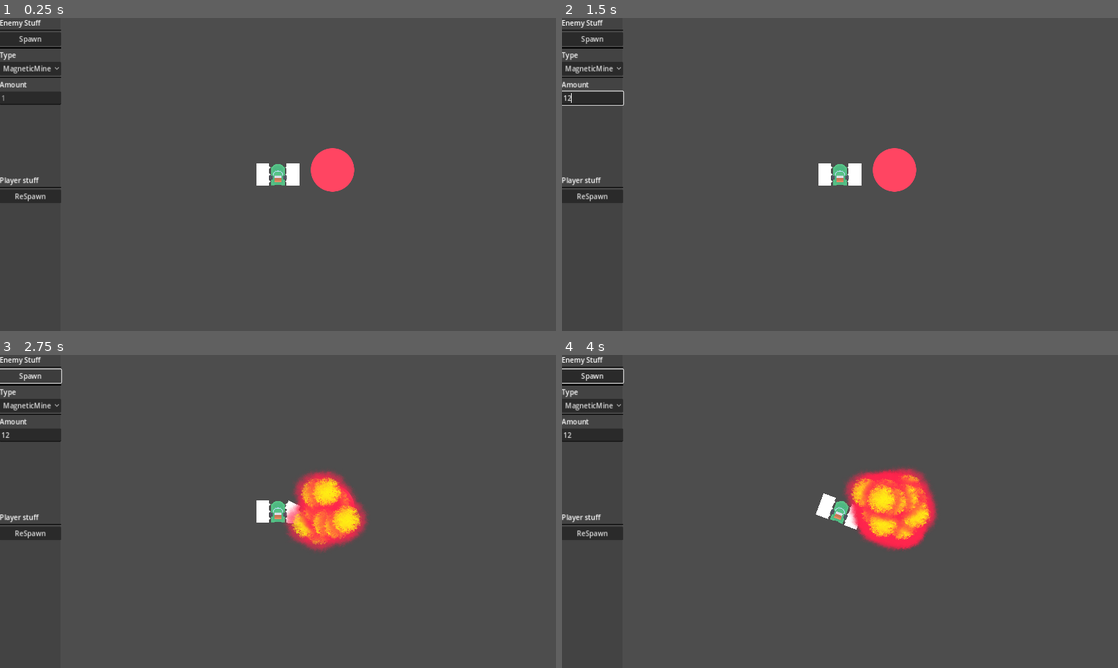
Above: before the commit, frames 1-4 (two rows, left to right).
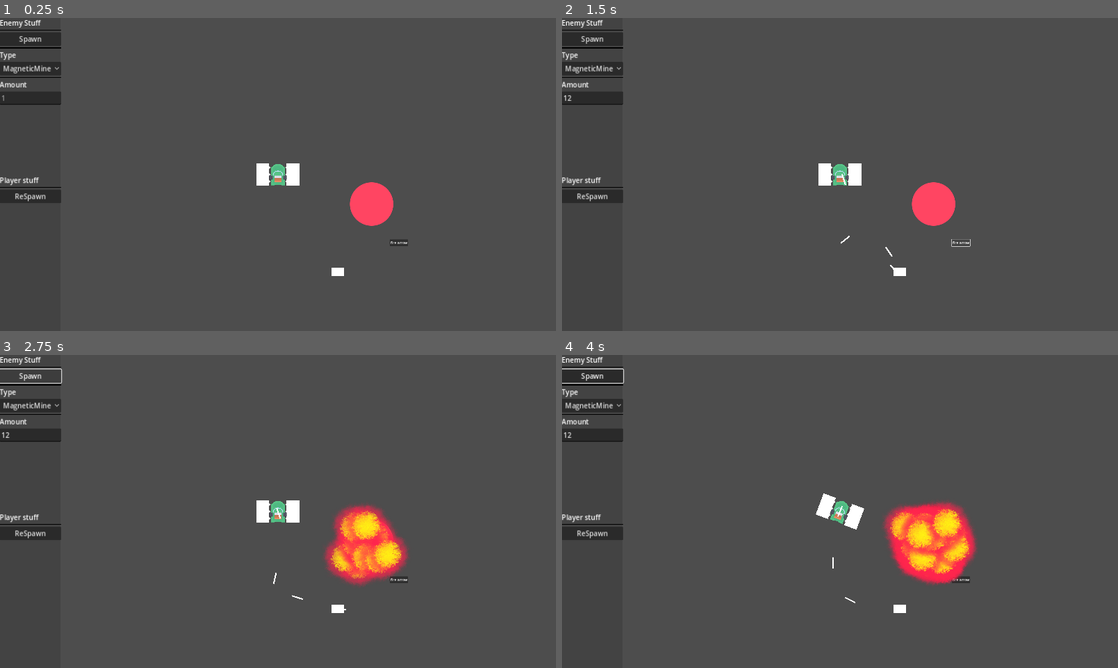
Above: after the commit, the same moments.

Repository: ktosox/Tool_Box_2
Game: Godot game, scene res://projects/vam-pirate_ship-vivors_2/damage_arena/damage_arena.tscn
Two runs of this game, one before a commit and one after it. Both use one fixed random seed, a clock stepped at 60 frames per second and the inputs below. The project has no main scene, so this scene is started directly.
Inputs (mouse positions are in pixels of both pictures, inside the frame that each line leads up to):
- Up to frame 1 (0.25 s): no input
- Up to frame 2 (1.5 s): click (589, 99) at 0.52 s; type "12" at 0.6 s; click (962, 243) at 1.25 s, where only the run after the commit has a clickable "fire arrow"
- Up to frame 3 (2.75 s): click "Spawn" at 2 s
- Up to frame 4 (4 s): tap Enter (ui_accept) at 2.75, 3.02 s; move the mouse to (962, 495) at 2.77 s; hold Right (ui_right) 2.78-3.5 s; click (962, 495) at 2.92 s; drag from (728, 527) to (834, 502) at 3.52 s

The runs differ from the first frame. In frame 1, 1.8% of the frame differs, in the area x 55-74%, y 41-83%; in frame 2, 1.9%; in frame 3, 5.1%; in frame 4, 5.8%, in the area x 48-75%, y 35-83%.

Commit message:
added a goofy arrow attack for testing

Diff:
--- a/projects/vam-pirate_ship-vivors_2/damage_arena/damage_arena.tscn
+++ b/projects/vam-pirate_ship-vivors_2/damage_arena/damage_arena.tscn
@@ -1,10 +1,11 @@
-[gd_scene load_steps=6 format=3 uid="uid://nelkrs6o10dy"]
+[gd_scene load_steps=7 format=3 uid="uid://nelkrs6o10dy"]
 
 [ext_resource type="Script" path="res://projects/vam-pirate_ship-vivors_2/damage_arena/spawn_ui.gd" id="1_g532p"]
 [ext_resource type="Texture2D" uid="uid://onm5xeg5u5wu" path="res://resources/shader_particles/orb1.png" id="2_7g3f1"]
 [ext_resource type="PackedScene" uid="uid://bnodi31vhdku8" path="res://projects/vam-pirate_ship-vivors_2/enemies/magnetic_mine.tscn" id="2_bgjbt"]
 [ext_resource type="PackedScene" uid="uid://vwlkff015x7e" path="res://projects/vam-pirate_ship-vivors_2/player.tscn" id="4_msigs"]
 [ext_resource type="PackedScene" uid="uid://cxv8ea5o2yvi4" path="res://projects/vam-pirate_ship-vivors_2/ship_parts/battle_boat.tscn" id="5_dbqgg"]
+[ext_resource type="PackedScene" uid="uid://daf3n6gi64yqh" path="res://projects/vam-pirate_ship-vivors_2/ship_parts/guns/arrow_launcher.tscn" id="6_kaulo"]
 
 [node name="DamageArena" type="Node2D"]
 
@@ -97,8 +98,25 @@
 texture = ExtResource("2_7g3f1")
 
 [node name="Player" parent="." instance=ExtResource("4_msigs")]
-position = Vector2(653, 381)
+position = Vector2(473, 224)
 
 [node name="BattleBoat" parent="Player" instance=ExtResource("5_dbqgg")]
 
+[node name="ArrowLauncher" parent="." node_paths=PackedStringArray("target") instance=ExtResource("6_kaulo")]
+position = Vector2(718, 672)
+target = NodePath("../Player")
+
+[node name="Timer" type="Timer" parent="ArrowLauncher"]
+wait_time = 0.3
+autostart = true
+
+[node name="FireArrow" type="Button" parent="."]
+offset_left = 987.0
+offset_top = 523.0
+offset_right = 1072.0
+offset_bottom = 554.0
+text = "fire arrow"
+
 [connection signal="pressed" from="SpawnUI/Back/Layout/EnemySection/SpawnEnemy" to="SpawnUI" method="_on_spawn_enemy_pressed"]
+[connection signal="timeout" from="ArrowLauncher/Timer" to="ArrowLauncher" method="_on_timer_timeout"]
+[connection signal="pressed" from="FireArrow" to="ArrowLauncher" method="_on_fire_arrow_pressed"]
--- /dev/null
+++ b/projects/vam-pirate_ship-vivors_2/ship_parts/guns/arrow_attack.gd
@@ -0,0 +1,12 @@
+extends Path2D
+
+@export var target_global : Vector2
+
+var funny_vectors = [Vector2(32,-50),Vector2(0,-12),Vector2(-42,0),Vector2(-24,60),Vector2(19,30)]
+
+func _ready() -> void:
+	var RFV = funny_vectors[randi()%funny_vectors.size()]
+	curve = Curve2D.new()
+	curve.add_point(Vector2.ZERO,Vector2.ZERO,RFV)
+	curve.add_point( (to_local(target_global)/2.0) + randf_range(0,260) * (to_local(target_global) ).orthogonal().normalized() * (2*(randi()%2)-1 ),RFV,-RFV)
+	curve.add_point(to_local(target_global),-RFV)
--- /dev/null
+++ b/projects/vam-pirate_ship-vivors_2/ship_parts/guns/arrow_attack.tscn
@@ -0,0 +1,73 @@
+[gd_scene load_steps=6 format=3 uid="uid://bqf3203pt5rc3"]
+
+[ext_resource type="Script" path="res://projects/vam-pirate_ship-vivors_2/ship_parts/guns/arrow_attack.gd" id="1_lnpub"]
+[ext_resource type="Texture2D" uid="uid://cipkor1tymxk1" path="res://resources/small_particles/square_tiny.png" id="2_s36tm"]
+
+[sub_resource type="Animation" id="Animation_tq368"]
+resource_name = "Shoot"
+length = 2.0
+tracks/0/type = "value"
+tracks/0/imported = false
+tracks/0/enabled = true
+tracks/0/path = NodePath("Projectile:progress_ratio")
+tracks/0/interp = 1
+tracks/0/loop_wrap = true
+tracks/0/keys = {
+"times": PackedFloat32Array(0, 1.23333, 2),
+"transitions": PackedFloat32Array(-2, 0.5, 1),
+"update": 0,
+"values": [0.0, 0.5, 1.0]
+}
+tracks/1/type = "method"
+tracks/1/imported = false
+tracks/1/enabled = true
+tracks/1/path = NodePath(".")
+tracks/1/interp = 1
+tracks/1/loop_wrap = true
+tracks/1/keys = {
+"times": PackedFloat32Array(2),
+"transitions": PackedFloat32Array(1),
+"values": [{
+"args": [],
+"method": &"queue_free"
+}]
+}
+
+[sub_resource type="Animation" id="Animation_4j6gg"]
+length = 0.001
+tracks/0/type = "value"
+tracks/0/imported = false
+tracks/0/enabled = true
+tracks/0/path = NodePath("Projectile:progress_ratio")
+tracks/0/interp = 1
+tracks/0/loop_wrap = true
+tracks/0/keys = {
+"times": PackedFloat32Array(0),
+"transitions": PackedFloat32Array(1),
+"update": 0,
+"values": [0.0]
+}
+
+[sub_resource type="AnimationLibrary" id="AnimationLibrary_k2i1b"]
+_data = {
+"RESET": SubResource("Animation_4j6gg"),
+"Shoot": SubResource("Animation_tq368")
+}
+
+[node name="ArrowAttack" type="Path2D"]
+script = ExtResource("1_lnpub")
+
+[node name="ShootAnimation" type="AnimationPlayer" parent="."]
+libraries = {
+"": SubResource("AnimationLibrary_k2i1b")
+}
+autoplay = "Shoot"
+speed_scale = 2.0
+
+[node name="Projectile" type="PathFollow2D" parent="."]
+rotation = -1.35598
+loop = false
+
+[node name="SquareTiny" type="Sprite2D" parent="Projectile"]
+scale = Vector2(2, 0.25)
+texture = ExtResource("2_s36tm")
--- /dev/null
+++ b/projects/vam-pirate_ship-vivors_2/ship_parts/guns/arrow_launcher.gd
@@ -0,0 +1,21 @@
+extends Gun
+
+@export var target : Node2D
+
+@export var arrow_scene : PackedScene
+
+func shoot(global_pos):
+	var new_arrow = arrow_scene.instantiate()
+	new_arrow.global_position = $PlaceArrowHere.global_position
+	new_arrow.target_global = global_pos
+	get_tree().current_scene.add_child(new_arrow)
+
+
+func _on_fire_arrow_pressed() -> void:
+	shoot(target.global_position)
+	pass # Replace with function body.
+
+
+func _on_timer_timeout() -> void:
+	shoot(target.global_position)
+	pass # Replace with function body.
--- /dev/null
+++ b/projects/vam-pirate_ship-vivors_2/ship_parts/guns/arrow_launcher.tscn
@@ -0,0 +1,15 @@
+[gd_scene load_steps=3 format=3 uid="uid://daf3n6gi64yqh"]
+
+[ext_resource type="Script" path="res://projects/vam-pirate_ship-vivors_2/ship_parts/guns/arrow_launcher.gd" id="1_ko623"]
+[ext_resource type="PackedScene" uid="uid://bqf3203pt5rc3" path="res://projects/vam-pirate_ship-vivors_2/ship_parts/guns/arrow_attack.tscn" id="2_0fd07"]
+
+[node name="ArrowLauncher" type="Node2D"]
+script = ExtResource("1_ko623")
+arrow_scene = ExtResource("2_0fd07")
+
+[node name="Line2D" type="Line2D" parent="."]
+points = PackedVector2Array(0, 0, 60, 0)
+width = 40.0
+
+[node name="PlaceArrowHere" type="Marker2D" parent="."]
+position = Vector2(44, 0)
--- /dev/null
+++ b/projects/vam-pirate_ship-vivors_2/ship_parts/guns/gun.gd
@@ -0,0 +1,8 @@
+class_name Gun
+
+extends Node
+
+
+
+func shoot(target : Node2D) -> void:
+	pass
